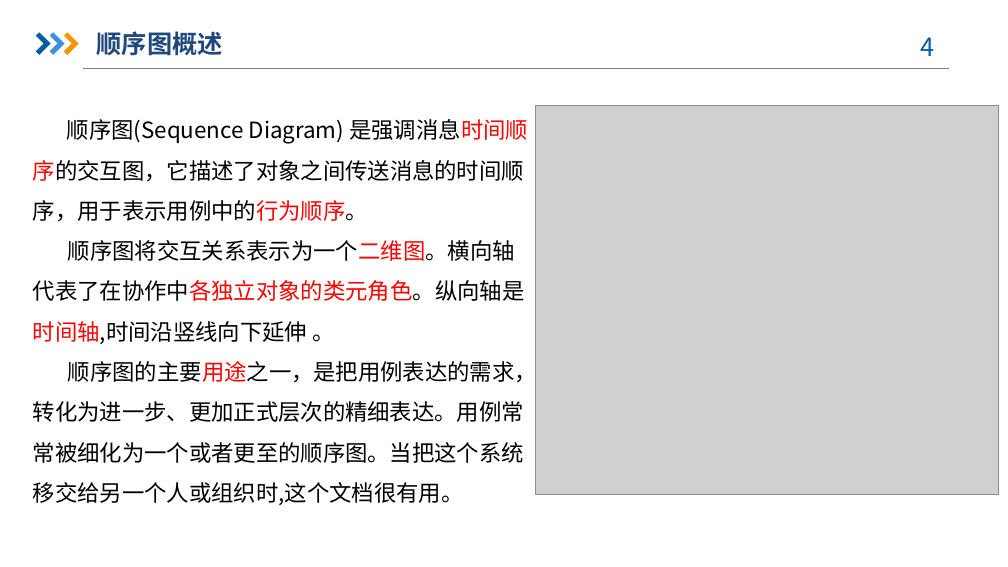
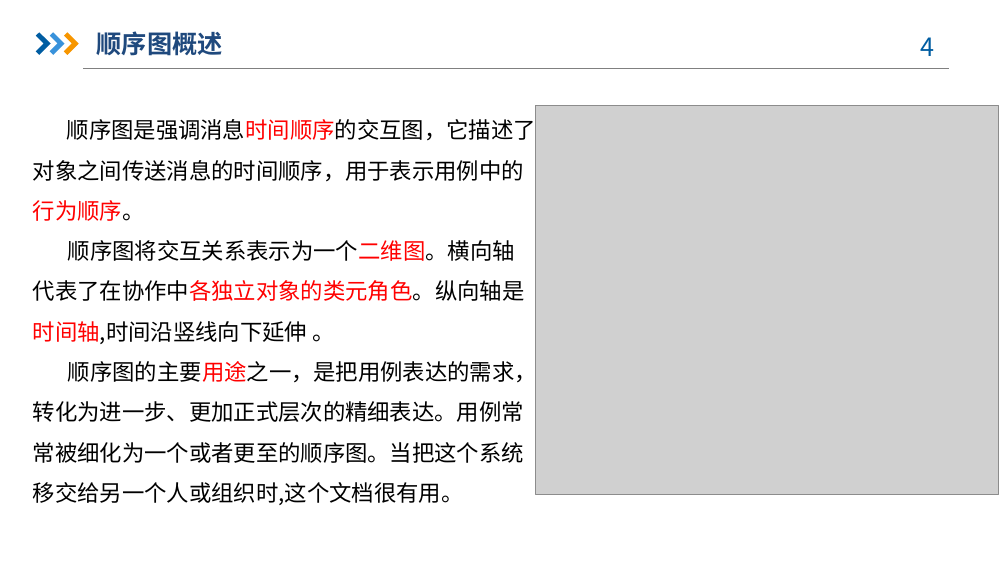
Before and after one commit to dreamtrueqaq/SRA2022-G12, a slide deck: slide 4 of 非受控文档/翻转课堂/SRA-G12-翻转课堂PPT3.pptx. Drawn at 1008x567 pixels with LibreOffice and Linux fonts; fonts in the diff are those of the drawing; grey boxes stand for pictures; background and template pictures are left out. Boxes give left, top, right and bottom in pixels: in the first picture for what was removed or moved away, otherwise in the second. Text is boxed around its words. In the diff, an @@ line names an element or a change of style, - is before the commit and + after.

```diff
--- a/非受控文档/翻转课堂/SRA-G12-翻转课堂PPT3.pptx
+++ b/非受控文档/翻转课堂/SRA-G12-翻转课堂PPT3.pptx
@@ text at bbox=[33, 115, 536, 221]: text changed @@
-顺序图(Sequence Diagram) 是强调消息时间顺序的交互图，它描述了对象之间传送消息的时间顺序，用于表示用例中的行为顺序。
+顺序图是强调消息时间顺序的交互图，它描述了对象之间传送消息的时间顺序，用于表示用例中的行为顺序。
```
Also in this commit, not shown: 14 other slides changed, 8 other files.
